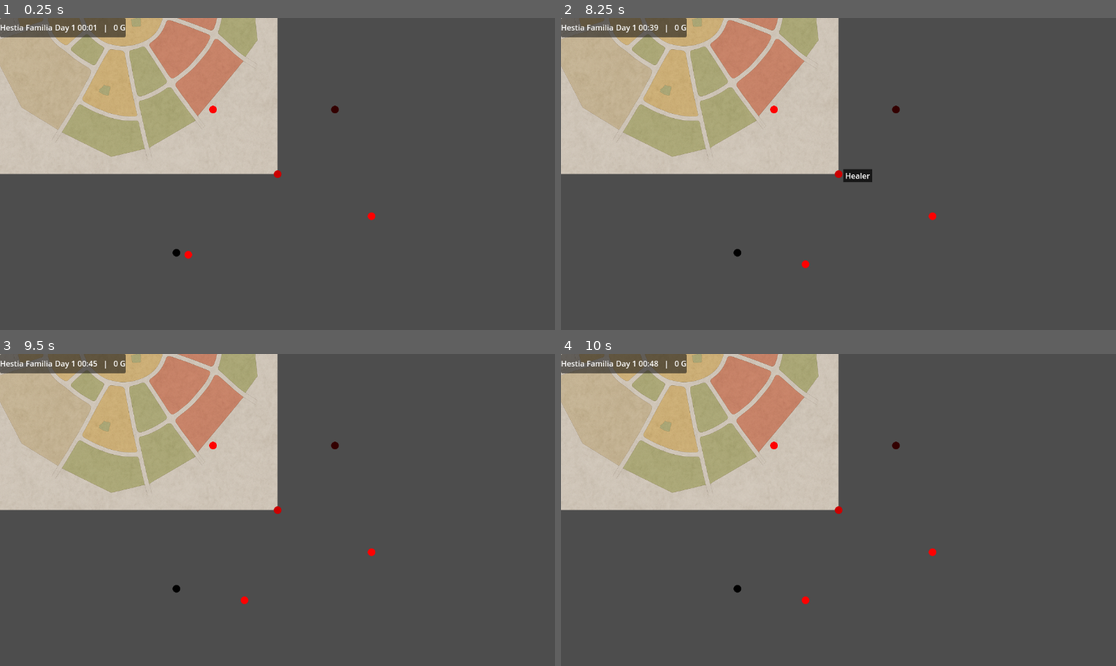
Above: before the commit, frames 1-4 (two rows, left to right).
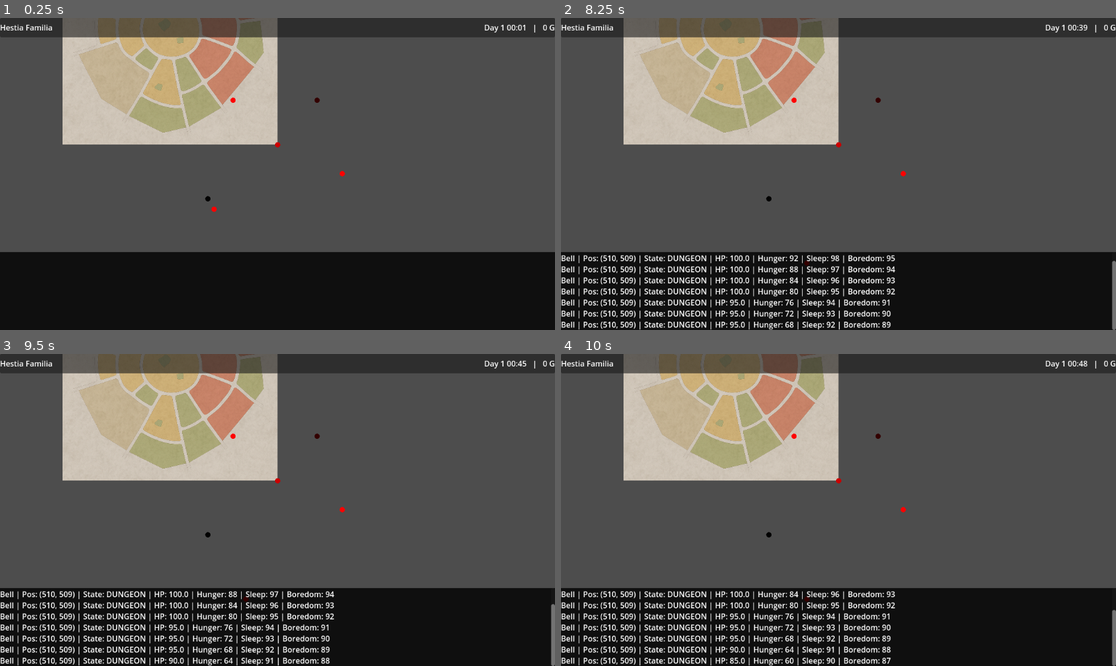
Above: after the commit, the same moments.

Repository: Elthial/AdventurerGD4Experiment
Game: Godot game, scene res://scenes/city_scene.tscn
Two runs of this game, one before a commit and one after it. Both use one fixed random seed, a clock stepped at 60 frames per second and the inputs below.
Inputs (mouse positions are in pixels of both pictures, inside the frame that each line leads up to):
- Up to frame 1 (0.25 s): no input
- Up to frame 2 (8.25 s): move the mouse to (738, 252) at 0.52 s; click (738, 252) at 0.67 s; move the mouse to (838, 174) at 1.27 s; click (838, 174) at 1.42 s; move the mouse to (894, 108) at 2.02 s; click (894, 108) at 2.17 s; tap Enter at 2.75, 4.25, 6.5 s; move the mouse to (932, 214) at 2.77 s; click (932, 214) at 2.92 s; tap Space at 3.5, 5.75, 7.25 s; move the mouse to (771, 108) at 3.52 s; click (771, 108) at 3.67 s; move the mouse to (672, 127) at 4.27 s; click (672, 127) at 4.42 s; move the mouse to (866, 174) at 5.02 s; click (866, 174) at 5.17 s; move the mouse to (755, 96) at 5.77 s; click (755, 96) at 5.92 s; move the mouse to (960, 158) at 6.52 s; click (960, 158) at 6.67 s; move the mouse to (727, 189) at 7.27 s; click (727, 189) at 7.42 s; move the mouse to (894, 105) at 8.02 s; click (894, 105) at 8.17 s
- Up to frame 3 (9.5 s): move the mouse to (249, 572) at 8.77 s; click (249, 572) at 8.92 s
- Up to frame 4 (10 s): move the mouse to (1005, 556) at 9.52 s; click (1005, 556) at 9.67 s

The runs differ from the first frame. In frame 1, 47% of the frame differs, in the area x 0-100%, y 0-100%; in frame 2, 46%; in frame 3, 46%; in frame 4, 46%.
Error before the commit: Invalid assignment of property or key 'autowrap' with value of type 'bool' on a base object of type 'RichTextLabel'. (res://scripts/city_scene.gd:246)

Commit message:
Rework UI layout, add console, fix map zoom and tooltips

Diff:
--- a/scripts/city_scene.gd
+++ b/scripts/city_scene.gd
@@ -11,6 +11,11 @@
 var top_bar : Control
 var console_label : RichTextLabel
 var tooltip_label : Label
+
+## UI layer used to display controls.  A CanvasLayer ensures that UI
+## elements are drawn on top of the game world and that Control anchors
+## work relative to the viewport.
+var ui_layer : CanvasLayer
 
 ## Zoom parameters
 var min_zoom : float = 1.0
@@ -78,6 +83,11 @@
     map_container.add_child(area)
 
 func _ready() -> void:
+    # Create a canvas layer for UI elements.  Control nodes added to this
+    # layer will anchor relative to the viewport instead of the game world.
+    ui_layer = CanvasLayer.new()
+    add_child(ui_layer)
+
     # Create a container for the map and its overlays (adventurers and icons).
     map_container = Node2D.new()
     add_child(map_container)
@@ -89,18 +99,29 @@
         adv_container.get_parent().remove_child(adv_container)
         map_container.add_child(adv_container)
 
-    # Compute the minimum zoom so that the map fits entirely within the viewport.
+    # Create UI elements: top bar, tooltip and console.  They must be
+    # created before computing the map zoom so that their sizes are taken
+    # into account when calculating the available area.
+    _create_top_bar()
+    _create_tooltip()
+    _create_console()
+
+    # Compute the minimum zoom so that the map fits entirely within the
+    # available portion of the viewport.  We reserve a fixed fraction
+    # (25%) of the screen for the console and subtract the top bar height.
     var view_size : Vector2 = get_viewport_rect().size
-    var map_size : Vector2 = map_sprite.texture.get_size()
-    min_zoom = min(view_size.x / map_size.x, view_size.y / map_size.y)
+    var map_tex_size : Vector2 = map_sprite.texture.get_size()
+    var top_height : float = top_bar.get_rect().size.y
+    var console_ratio : float = 0.25
+    var console_height : float = view_size.y * console_ratio
+    var available_height : float = view_size.y - top_height - console_height
+    # Avoid negative values if the window is very small
+    if available_height < 1.0:
+        available_height = 1.0
+    min_zoom = min(view_size.x / map_tex_size.x, available_height / map_tex_size.y)
     max_zoom = 1.0
     current_zoom = min_zoom
     _update_map_zoom()
-
-    # Create UI elements: top bar, tooltip and console.
-    _create_top_bar()
-    _create_tooltip()
-    _create_console()
 
     # Create service icons with tooltips and add them to the map container.
     _create_location_icon("HQ", HQ_POS, ICON_COLOURS["hq"])
@@ -175,16 +196,31 @@
         return
     # Apply uniform scale to the container
     map_container.scale = Vector2(current_zoom, current_zoom)
-    # Compute scaled map size and center it within the viewport
+    # Compute the available region for the map by subtracting the top bar
+    # height and the console portion from the viewport.  The console is
+    # anchored to the bottom quarter of the screen (0.25), and the top bar
+    # has a fixed pixel height.
     var view_size : Vector2 = get_viewport_rect().size
-    var map_size : Vector2 = map_sprite.texture.get_size() * current_zoom
-    # Position container so that the map is centered
-    map_container.position = view_size * 0.5 - map_size * 0.5
+    var top_height : float = 0.0
+    if top_bar:
+        top_height = top_bar.get_rect().size.y
+    var console_ratio : float = 0.25
+    var console_height : float = view_size.y * console_ratio
+    var available_size : Vector2 = Vector2(view_size.x, view_size.y - top_height - console_height)
+    var map_scaled_size : Vector2 = map_sprite.texture.get_size() * current_zoom
+    # Compute the top-left origin of the map area (below top bar)
+    var origin : Vector2 = Vector2(0, top_height)
+    # Center the scaled map within the available area
+    var offset : Vector2 = (available_size - map_scaled_size) * 0.5
+    map_container.position = origin + offset
 
 ## Creates the top bar UI displaying familia name, log placeholder, in-game time and money.
 func _create_top_bar() -> void:
     top_bar = PanelContainer.new()
     top_bar.name = "TopBar"
+    # Anchor the top bar to the top of the viewport.  It spans the full
+    # width and has a fixed height (40 pixels).  Offsets on bottom
+    # define the height in pixels.
     top_bar.anchor_left = 0.0
     top_bar.anchor_top = 0.0
     top_bar.anchor_right = 1.0
@@ -193,7 +229,7 @@
     top_bar.offset_top = 0.0
     top_bar.offset_right = 0.0
     top_bar.offset_bottom = 40.0
-    add_child(top_bar)
+    ui_layer.add_child(top_bar)
     var hbox := HBoxContainer.new()
     hbox.name = "HBoxContainer"
     hbox.size_flags_horizontal = Control.SIZE_EXPAND_FILL
@@ -218,34 +254,54 @@
     tooltip_label = Label.new()
     tooltip_label.visible = false
     tooltip_label.modulate = Color(1,1,1,1)
-    tooltip_label.add_theme_color_override("font_color", Color(1,1,1))
-    tooltip_label.add_theme_stylebox_override("normal", StyleBoxFlat.new())
-    tooltip_label.get_theme_stylebox("normal").bg_color = Color(0,0,0,0.7)
-    tooltip_label.get_theme_stylebox("normal").content_margin_left = 4
-    tooltip_label.get_theme_stylebox("normal").content_margin_right = 4
-    tooltip_label.get_theme_stylebox("normal").content_margin_top = 2
-    tooltip_label.get_theme_stylebox("normal").content_margin_bottom = 2
+    # Configure tooltip styling: white text on semi-transparent dark background
+    var tooltip_style := StyleBoxFlat.new()
+    tooltip_style.bg_color = Color(0, 0, 0, 0.7)
+    tooltip_style.content_margin_left = 4
+    tooltip_style.content_margin_right = 4
+    tooltip_style.content_margin_top = 2
+    tooltip_style.content_margin_bottom = 2
+    tooltip_label.add_theme_stylebox_override("normal", tooltip_style)
+    tooltip_label.add_theme_color_override("font_color", Color(1, 1, 1))
     tooltip_label.z_index = 1000
-    add_child(tooltip_label)
+    ui_layer.add_child(tooltip_label)
 
 ## Creates a console (RichTextLabel) anchored to the bottom of the screen to
 ## display debug messages from adventurers.
 func _create_console() -> void:
+    # Create a PanelContainer to hold the console and provide a dark background
+    var console_container := PanelContainer.new()
+    console_container.name = "ConsoleContainer"
+    # Anchor it to occupy the bottom quarter of the viewport
+    console_container.anchor_left = 0.0
+    console_container.anchor_right = 1.0
+    console_container.anchor_top = 0.75
+    console_container.anchor_bottom = 1.0
+    console_container.offset_left = 0.0
+    console_container.offset_right = 0.0
+    console_container.offset_top = 0.0
+    console_container.offset_bottom = 0.0
+    var console_style := StyleBoxFlat.new()
+    console_style.bg_color = Color(0, 0, 0, 0.8)
+    console_container.add_theme_stylebox_override("panel", console_style)
+    ui_layer.add_child(console_container)
+
+    # RichTextLabel for displaying logs
     console_label = RichTextLabel.new()
     console_label.name = "Console"
     console_label.anchor_left = 0.0
     console_label.anchor_right = 1.0
-    console_label.anchor_top = 0.75
+    console_label.anchor_top = 0.0
     console_label.anchor_bottom = 1.0
-    console_label.offset_left = 0.0
-    console_label.offset_right = 0.0
-    console_label.offset_top = 0.0
-    console_label.offset_bottom = 0.0
+    console_label.offset_left = 8.0
+    console_label.offset_right = -8.0
+    console_label.offset_top = 4.0
+    console_label.offset_bottom = -4.0
     console_label.scroll_active = true
     console_label.fit_content = false
-    console_label.autowrap = true
-    console_label.set_v_scroll_bar(true)
-    add_child(console_label)
+    # Use white text colour for readability
+    console_label.add_theme_color_override("default_color", Color(1, 1, 1))
+    console_container.add_child(console_label)
 
 ## Handler for mouse entering a location icon.  Shows the tooltip with the name.
 func _on_icon_mouse_entered(name : String) -> void:
